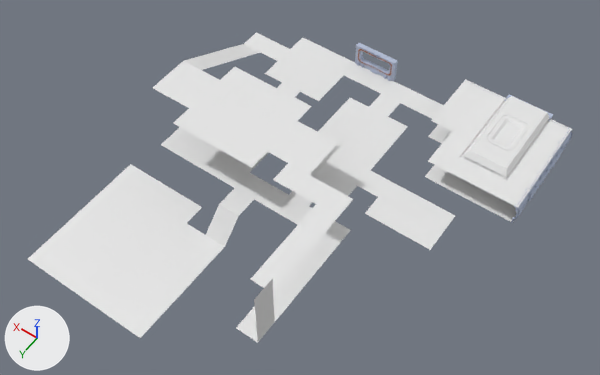
The Blender file art/base.blend as it was, and as the next commit left it.
Rendered twice from a 50 mm camera at (-4.3, 25.45, 27.73) aimed at (7.52, 8.89, 1.72). Arrows for +X, +Y and +Z are at lower left; the lights stay in place.
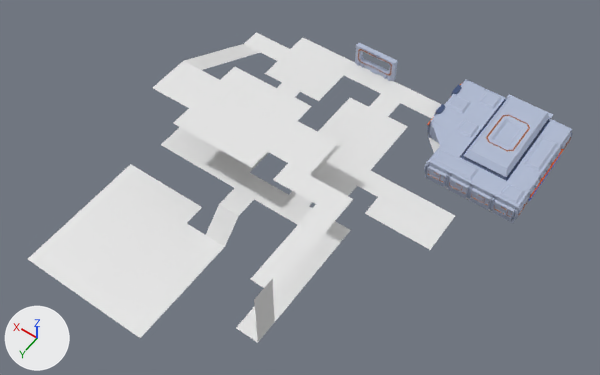
Location of each change, (x1, y1, x2, y2) in pixels of the pictures (600 x 375 px):
'Cube.010', reshaped: before (428, 79, 572, 207); after (428, 79, 571, 206)
'Cube.011', added: after (490, 195, 519, 223)
'Cube.012', added: after (468, 183, 496, 211)
'Cube.013', added: after (446, 172, 473, 200)
'Cube.014', added: after (425, 160, 451, 188)
'Cube.016', added: after (427, 121, 444, 147)
'Cube', added: after (435, 104, 445, 115)
'Cube.019', added: after (451, 84, 462, 96)
'Cube.015', added: after (424, 147, 441, 178)
'Cube.018', added: after (427, 114, 435, 138)
part 1 of me_cube, added: after (444, 89, 505, 141)
part 2 of me_cube, added: after (520, 134, 561, 175)
part 3 of me_cube, added: after (428, 146, 483, 184)
part 4 of me_cube, added: after (495, 181, 528, 206)
part 5 of me_cube, recoloured: (431, 79, 571, 196) in both
part 6 of me_cube, recoloured: (486, 115, 530, 151) in both
part 7 of me_cube, recoloured (grey to blue): (460, 99, 550, 181) in both

The change, as a list of edits to the scene's bpy script:
```text
Add mat_trimblue:
    mat_trimblue = principled_material('TrimBlue')
    mat_trimblue.base_color = (0.0488, 0.0823, 0.193)  # dark blue #3e517a
Change me_cube:
    used by ob_cube_010; location = (0.5, 0.5, 2.5)
    remove me_cube.from_pydata(...)  # 172 vertices, 153 faces; spans x -0.5..4.5, y -0.5..4.5, z -0.55..-0.23
    add me_cube.from_pydata(...)  # 228 vertices, 210 faces; spans x -0.5..4.5, y -0.5..4.5, z -0.55..-0.23
    me_cube part 1: 24 vertices added at x 2.67..4.39, y -0.39..2.39, z -0.5..-0.43
    me_cube part 2: 12 vertices added at x -0.39..0.33, y 0.61..2.39, z -0.5..-0.43
    me_cube part 3: 12 vertices added at x 1.61..3.39, y 3.61..4.39, z -0.5..-0.43
    me_cube part 4: 8 vertices added at x -0.39..0.39, y 3.61..4.39, z -0.5..-0.43
    me_cube part 5: 64 faces spanning x -0.5..4.5, y -0.5..4.5, z -0.5..-0.23 switch from no material to mat_wall (blue #b2bdd4)
    me_cube part 6: 45 faces spanning x 0.88..2.12, y 0.55..2.4, z -0.26..-0.23 switch from no material to mat_trim (brown #b1612e)
    me_cube part 7: 36 faces spanning x 0.44..2.56, y -0.5..3.56, z -0.55..-0.45 switch from no material to mat_trimblue (dark blue #3e517a)
Add me_cube_013:
    me_cube_013.from_pydata(...)  # 60 vertices, 51 faces; spans x -0.361..-0.121, y -0.133..0.443, z -0.541..0.554
    me_cube_013.materials.append(mat_trimblue)  # dark blue #3e517a
Add me_cube_010:
    me_cube_010.from_pydata(...)  # 108 vertices, 90 faces; spans x -0.557..0.571, y -0.526..0.557, z -0.502..0.546
    me_cube_010.polygons.foreach_set('use_smooth', [True] * 90)
    me_cube_010.materials.append(mat_wall)  # blue #b2bdd4
Add ob_cube_019:
    ob_cube_019 = bpy.data.objects.new('Cube.019', me_cube_013)
    ob_cube_019.location = (5.21, 0.63, 1.49)
Add ob_cube:
    ob_cube = bpy.data.objects.new('Cube', me_cube_013)
    ob_cube.location = (5.21, 2.05, 1.49)
Add ob_cube_018:
    ob_cube_018 = bpy.data.objects.new('Cube.018', me_cube_006)
    ob_cube_018.location = (5.5, 2.5, 1.47)
    ob_cube_018.rotation_euler = (0.0, 0.0, 3.142)  # degrees (0, 0, 180)
Add ob_cube_016:
    ob_cube_016 = bpy.data.objects.new('Cube.016', me_cube_010)
    ob_cube_016.location = (4.5, 3.5, 1.47)
    ob_cube_016.rotation_euler = (0.0, 0.0, -3.142)  # degrees (0, 0, -180)
Add ob_cube_015:
    ob_cube_015 = bpy.data.objects.new('Cube.015', me_cube_003)
    ob_cube_015.location = (4.5, 4.5, 1.47)
    ob_cube_015.rotation_euler = (0.0, 0.0, -3.142)  # degrees (0, 0, -180)
Add ob_cube_014:
    ob_cube_014 = bpy.data.objects.new('Cube.014', me_cube_003)
    ob_cube_014.location = (3.5, 5.5, 1.47)
    ob_cube_014.rotation_euler = (0.0, 0.0, -1.571)  # degrees (0, 0, -90)
Add ob_cube_013:
    ob_cube_013 = bpy.data.objects.new('Cube.013', me_cube_003)
    ob_cube_013.location = (2.5, 5.5, 1.47)
    ob_cube_013.rotation_euler = (0.0, 0.0, -1.571)  # degrees (0, 0, -90)
Add ob_cube_012:
    ob_cube_012 = bpy.data.objects.new('Cube.012', me_cube_003)
    ob_cube_012.location = (1.5, 5.5, 1.47)
    ob_cube_012.rotation_euler = (0.0, 0.0, -1.571)  # degrees (0, 0, -90)
Add ob_cube_011:
    ob_cube_011 = bpy.data.objects.new('Cube.011', me_cube_003)
    ob_cube_011.location = (0.5, 5.5, 1.47)
    ob_cube_011.rotation_euler = (0.0, 0.0, -1.571)  # degrees (0, 0, -90)
```
